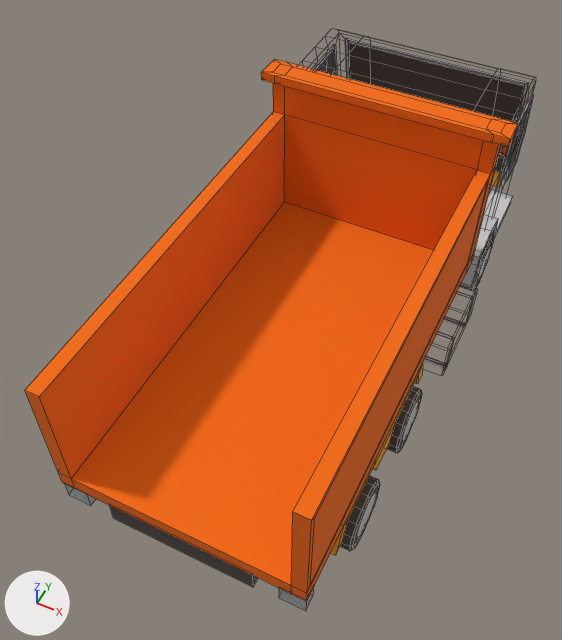
The FBX model lim/assets/truck.fbx as it was, and as the next commit left it.
Rendered twice from a 50 mm camera at (0.069, -0.184, 0.225) aimed at (-0.008, -0.029, 0.031). Lighting does not change. The marker at lower left points along +X, +Y and +Z. Mesh edges are drawn as thin lines. Where no turn or scale is listed for an object, it has been applied to the vertices.

Objects in the first picture: 'Truck', 'wheels1.001', 'wheels1.002'.
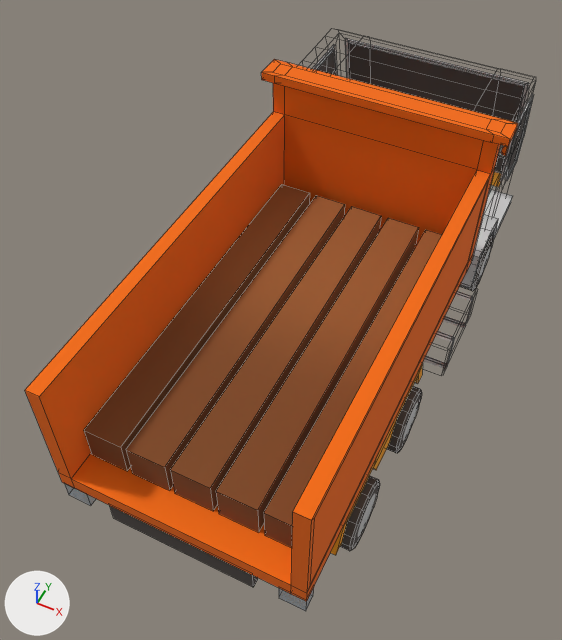
Changed parts and their boxes (x1, y1, x2, y2) in the pictures (562 x 640 px):
'trunk', added (brown)
    after: (84, 184, 442, 548)

The change, as a diff of the scene's bpy script:
```diff
--- a/lim/assets/truck.fbx.py
+++ b/lim/assets/truck.fbx.py
@@ img_tree_png @@
+img_tree_png = load_image('tree.png', 'tree.png', 1024, 1024, 'sRGB')
@@ mat_tree_new @@
+mat_tree_new = principled_material('tree_new')
+mat_tree_new.texture = img_tree_png  # with its transparency
+mat_tree_new.roughness = 1.0
@@ me_mesh_015 @@
+me_mesh_015.from_pydata(...)  # 40 vertices, 30 faces; spans x -0.0622..0.0062, y 0.0..0.1215, z -0.0062..0.0062
+me_mesh_015.materials.append(mat_tree_new)  # picture img_tree_png
@@ ob_trunk @@
+ob_trunk = bpy.data.objects.new('trunk', me_mesh_015)
+ob_trunk.location = (0.0285, -0.1, 0.038)
```
